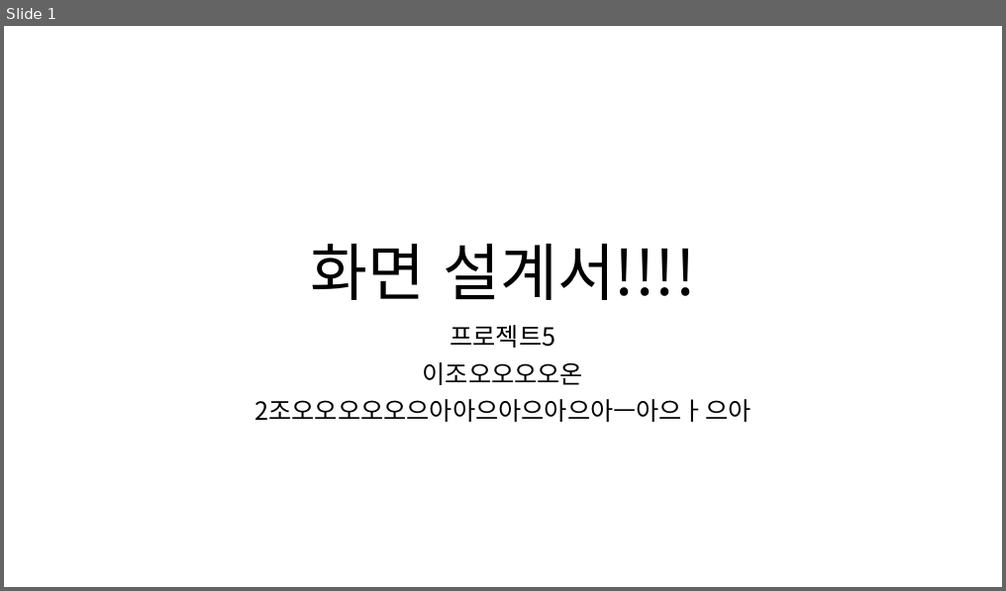
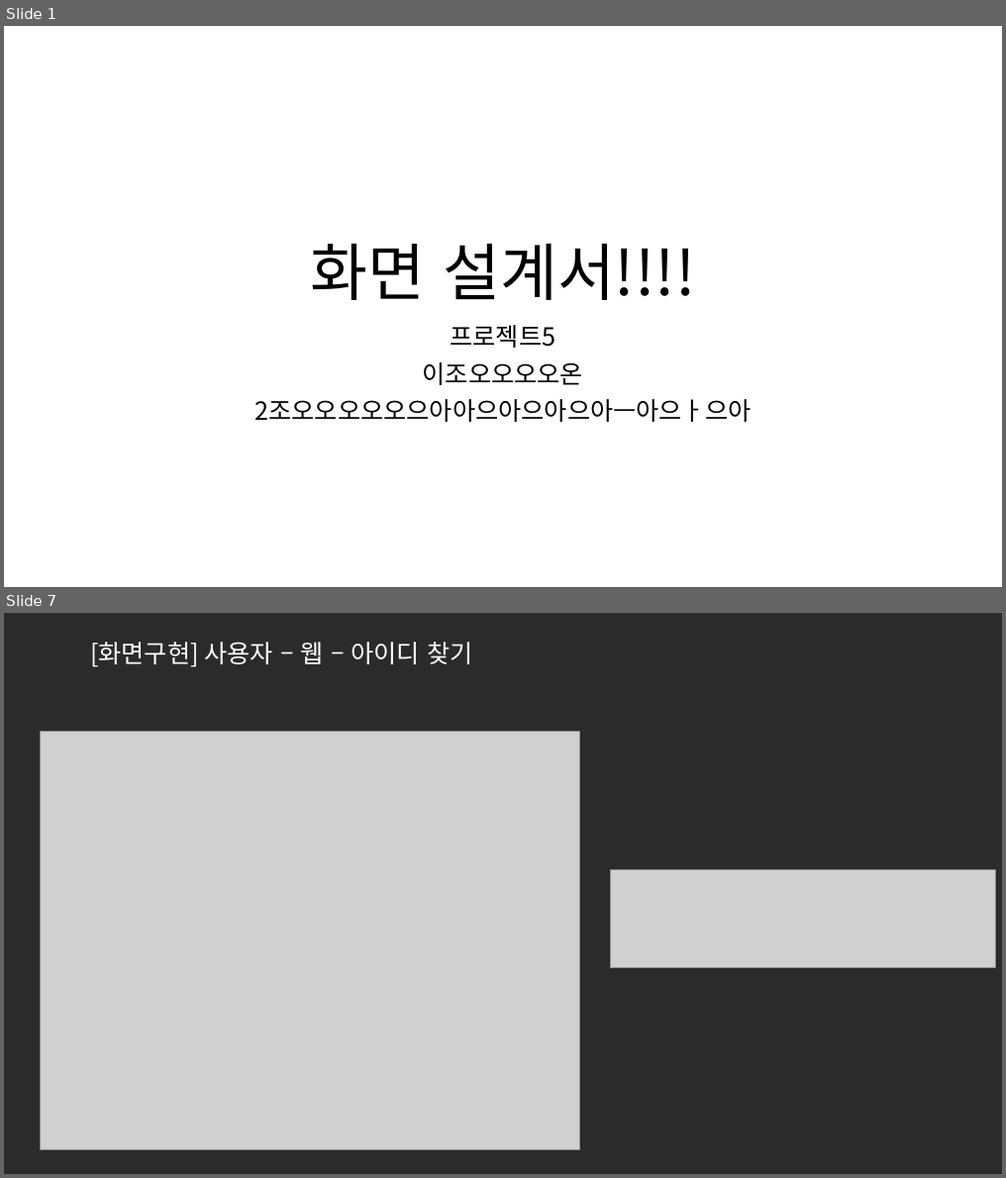
Before and after one commit to ezenteam2/e-Zone, a slide deck: 0 발표용 파워포인트/0501 5차발표/0501 project05 - 파워포인트 - 기범.pptx. Shown one above the other, each under a label of ours: slide 1 before the commit, slides 1 and 7 after it; the slides between them are not shown. The pictures are 1006x591 and 1006x1178 pixels, drawn with LibreOffice and Linux fonts; fonts in the diff are those of the drawing; grey boxes stand for pictures; background and template pictures are left out; a plain dark background stands for a picture behind light text. Boxes give left, top, right and bottom in pixels: in the first picture for what was removed or moved away, otherwise in the second. Text is boxed around its words. In the diff, an @@ line names an element or a change of style, - is before the commit and + after.

```diff
--- a/0 발표용 파워포인트/0501 5차발표/0501 project05 - 파워포인트 - 기범.pptx
+++ b/0 발표용 파워포인트/0501 5차발표/0501 project05 - 파워포인트 - 기범.pptx
@@ slide 7 added at box(4, 613, 1002, 1174), background picture (left out) @@
@@ title added at box(90, 642, 472, 667), 24 pt, text #FFFFFF @@
+[화면구현] 사용자 – 웹 – 아이디 찾기
@@ picture added at box(40, 731, 580, 1151) @@
@@ picture added at box(611, 869, 995, 967) @@
```
Also in this commit, not shown: 1 slide changed, 24 other slides added, 2 other files.
